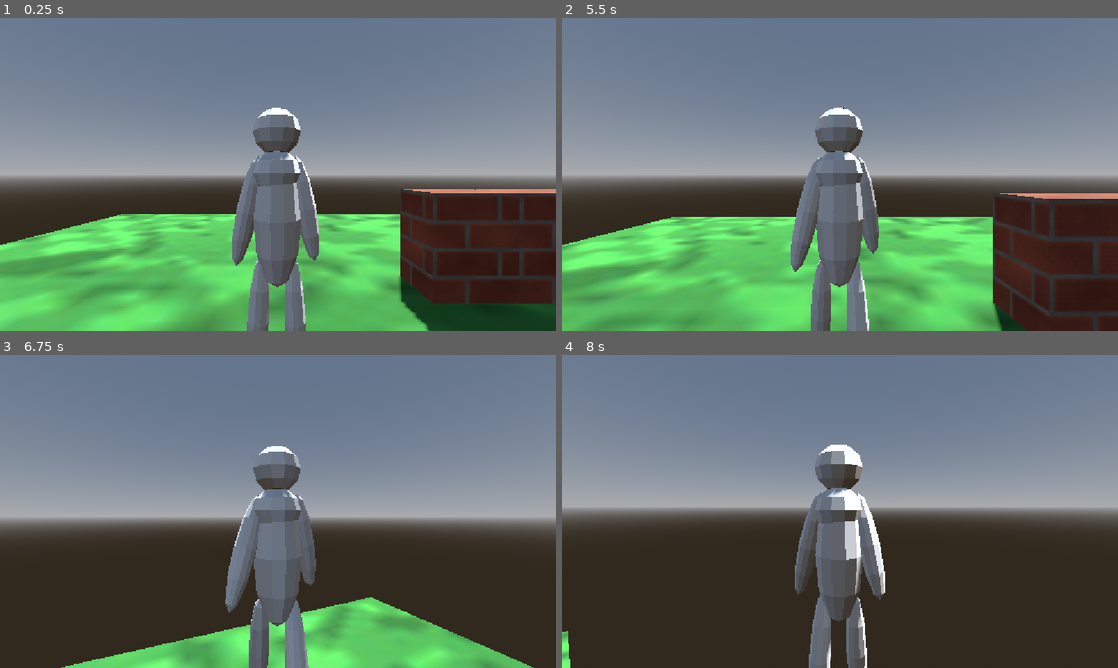
Above: before the commit, frames 1-4 (two rows, left to right).
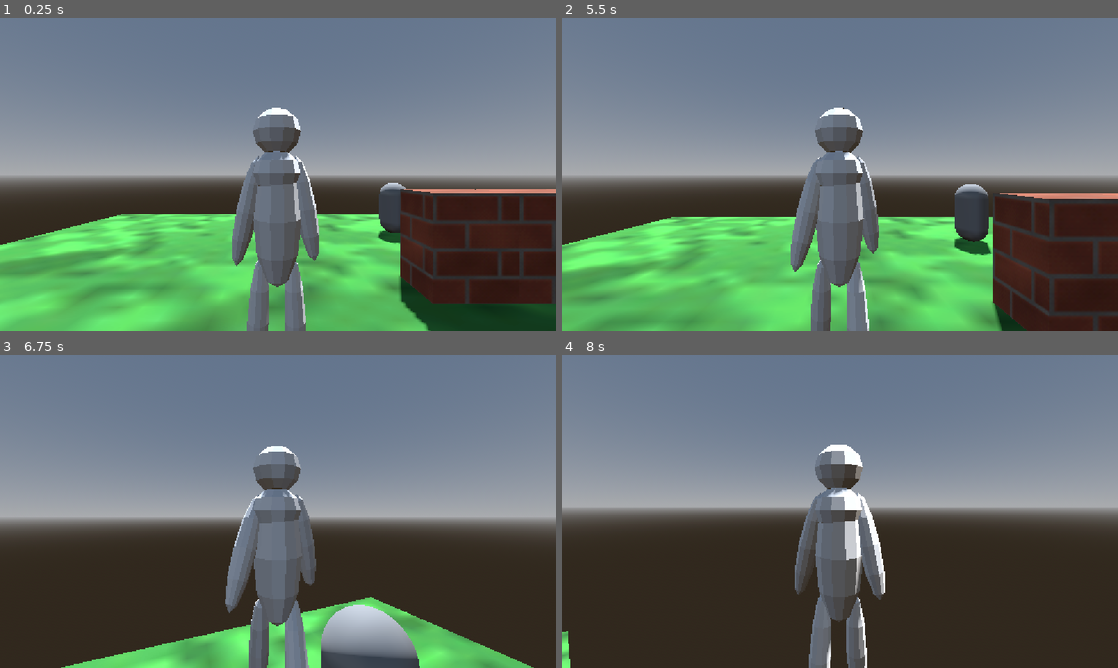
Above: after the commit, the same moments.

Repository: AttilaB-7299/3d-game
Game: Godot game, scene res://Scenes/world.tscn
Same seed, same stepped clock (60 frames per second), same inputs: the game is played once before the commit and once after it.
Inputs (mouse positions are in pixels of both pictures, inside the frame that each line leads up to):
- Up to frame 1 (0.25 s): no input
- Up to frame 2 (5.5 s): tap Enter at 0.5 s; move the mouse to (867, 174) at 0.52 s; hold Shift (sprint) 0.53-1.28 s; hold W (move forward) from 0.53 s (still down); click (867, 174) at 0.67 s; tap Space (jump) at 0.77, 1.52, 3.02, 3.77, 4.52 s; move the mouse to (812, 174) at 1.27 s; tap F at 1.35, 3.6 s; move the mouse to (851, 168) at 2.02 s; tap P at 2.1, 4.35 s; move the mouse to (834, 180) at 2.77 s; tap Shift (sprint) at 2.85 s; click (834, 180) at 2.92 s; move the mouse to (878, 177) at 3.52 s; move the mouse to (795, 171) at 4.27 s; move the mouse to (845, 174) at 5.02 s; hold Shift (sprint) from 5.03 s (still down); click (845, 174) at 5.17 s
- Up to frame 3 (6.75 s): move the mouse to (255, 505) at 5.77 s; release W (move forward) at 5.78 s; release Shift (sprint) at 5.78 s; hold D (move right) 5.78-6.53 s; tap F at 5.85 s; tap Space (jump) at 6.02 s; move the mouse to (305, 511) at 6.52 s; hold W (move forward) from 6.53 s (still down); tap P at 6.6 s
- Up to frame 4 (8 s): keep holding W (move forward); tap Space (jump) at 6.77, 7.52 s; move the mouse to (812, 511) at 7.27 s; tap Shift (sprint) at 7.35 s; click (812, 511) at 7.42 s

The runs differ from the first frame. In frame 1, 0.7% of the frame differs, in the area x 67-73%, y 52-73%; in frame 2, 1.2%; in frame 3, 2.8%, in the area x 57-76%, y 79-100%; in frame 4, nothing differs.

Commit message:
Made enemy actually hurt if touched

Diff:
--- /dev/null
+++ b/Scenes/Enemy.tscn
@@ -0,0 +1,33 @@
+[gd_scene format=3 uid="uid://d08e75xxf050j"]
+
+[ext_resource type="Script" uid="uid://dexgdkxaf6eyo" path="res://Scripts/enemy.gd" id="1_3homo"]
+[ext_resource type="PackedScene" uid="uid://68swgx1edd4w" path="res://Scenes/killzone.tscn" id="1_jj8qi"]
+
+[sub_resource type="CapsuleShape3D" id="CapsuleShape3D_2k3eg"]
+
+[sub_resource type="CapsuleMesh" id="CapsuleMesh_2k3eg"]
+
+[sub_resource type="CapsuleShape3D" id="CapsuleShape3D_77ha8"]
+
+[node name="Enemy" type="CharacterBody3D" unique_id=1821107149]
+collision_layer = 3
+collision_mask = 3
+script = ExtResource("1_3homo")
+
+[node name="Killzone" parent="." unique_id=388224691 instance=ExtResource("1_jj8qi")]
+transform = Transform3D(1, 0, 0, 0, 1, 0, 0, 0, 1, 0, 1, 0)
+collision_layer = 3
+collision_mask = 3
+
+[node name="CollisionShape3D" type="CollisionShape3D" parent="Killzone" unique_id=748526334]
+transform = Transform3D(1.3474118, 0, 0, 0, 1.2112098, 0, 0, 0, 1.3810438, 0, 0, 0)
+shape = SubResource("CapsuleShape3D_2k3eg")
+
+[node name="MeshInstance3D" type="MeshInstance3D" parent="." unique_id=354933543]
+transform = Transform3D(1, 0, 0, 0, 1, 0, 0, 0, 1, 0, 1, 0)
+layers = 3
+mesh = SubResource("CapsuleMesh_2k3eg")
+
+[node name="CollisionShape3D" type="CollisionShape3D" parent="." unique_id=555737230]
+transform = Transform3D(1, 0, 0, 0, 1, 0, 0, 0, 1, 0, 0.99517596, 0)
+shape = SubResource("CapsuleShape3D_77ha8")
--- a/Scenes/Player/player.gd
+++ b/Scenes/Player/player.gd
@@ -1,5 +1,5 @@
 extends CharacterBody3D
-
+class_name Player
 @onready var pivot: Node3D = $cameraOrigin
 @onready var blockbench_export: Node3D = $blockbench_export
 
--- a/Scenes/world.tscn
+++ b/Scenes/world.tscn
@@ -5,6 +5,7 @@
 [ext_resource type="Texture2D" uid="uid://dikfilehvjp2a" path="res://meshtextures/Ground/Grass_Lush.png" id="3_fo5ed"]
 [ext_resource type="Texture2D" uid="uid://dstxk64537f3j" path="res://meshtextures/Bricks/Bricks_Red.png" id="4_5ukr8"]
 [ext_resource type="Texture2D" uid="uid://dewowc1v12udo" path="res://meshtextures/Metal/Metal_Plate.png" id="5_o06y3"]
+[ext_resource type="PackedScene" uid="uid://d08e75xxf050j" path="res://Scenes/Enemy.tscn" id="6_5ukr8"]
 
 [sub_resource type="BoxShape3D" id="BoxShape3D_5a7ea"]
 size = Vector3(9.649048, 5.4746094, 46.419464)
@@ -125,3 +126,6 @@
 [node name="CollisionShape3D" type="CollisionShape3D" parent="WorldElements/Ramp/StaticBody3D" unique_id=1207993808]
 transform = Transform3D(1, 0, 0, 0, 1, 0, 0, 0, 1.0000402, -0.0011291504, 0.0056152344, 0)
 shape = SubResource("BoxShape3D_8qdug")
+
+[node name="Enemy" parent="." unique_id=1821107149 instance=ExtResource("6_5ukr8")]
+transform = Transform3D(1, 0, 0, 0, 1, 0, 0, 0, 1, 4.5969467, 0, -5.932735)
--- /dev/null
+++ b/Scripts/enemy.gd
@@ -0,0 +1,10 @@
+extends CharacterBody3D
+@onready var killzone: Area3D = $Killzone
+
+const SPEED = 5.0
+const JUMP_VELOCITY = 4.5
+
+
+func _physics_process(_delta: float) -> void:
+
+	move_and_slide()
--- a/Scripts/killzone.gd
+++ b/Scripts/killzone.gd
@@ -3,11 +3,9 @@
 @onready var timer: Timer = $Timer
 
 func _on_body_shape_entered(_body_rid: RID, _body: Node3D, _body_shape_index: int, _local_shape_index: int) -> void:
-	timer.start()
+	if _body is Player:
+		#print("YOU DIED")
+		timer.start()
 func _on_timer_timeout() -> void:
-	#Engine.time_scale = 1.0
+	print("RELOADING GAME")
 	get_tree().reload_current_scene()
-
-
-func _on_body_entered(body: Node3D) -> void:
-	timer.start()
--- a/project.godot
+++ b/project.godot
@@ -23,6 +23,10 @@
 [dotnet]
 
 project/assembly_name="3D Game Project"
+
+[global_group]
+
+Player="The Player"
 
 [input]
 
Not shown, added: Scripts/enemy.gd.uid
